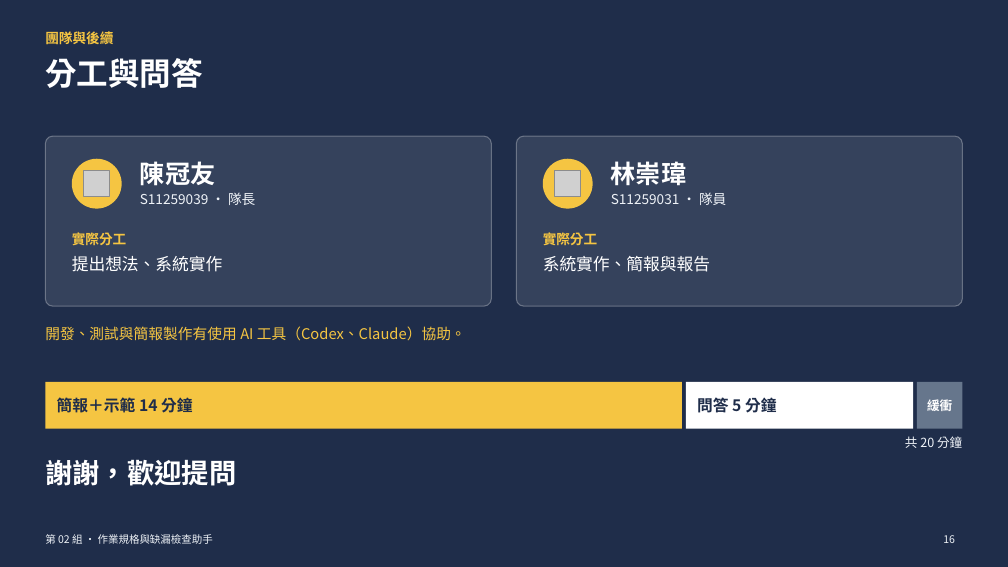
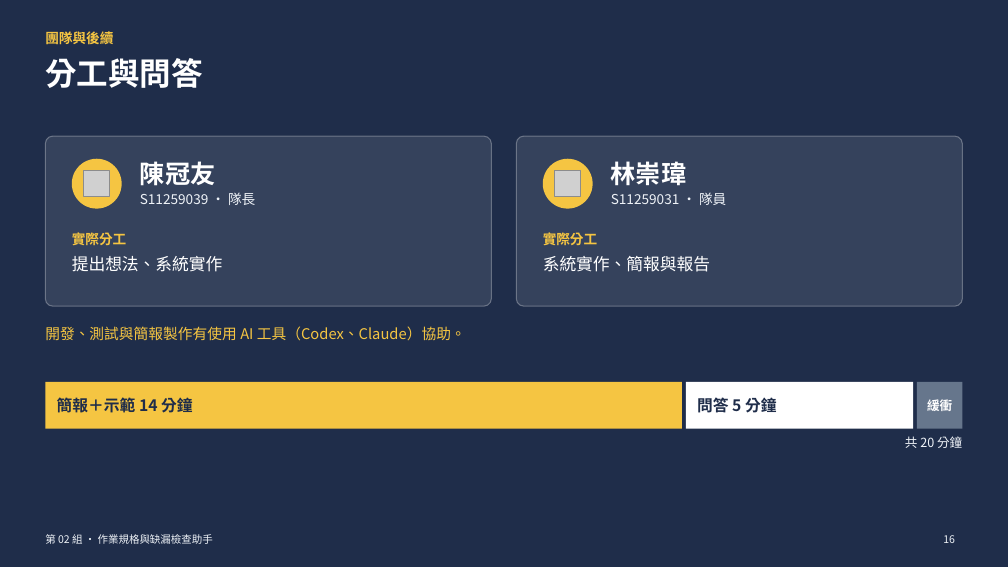
Before and after one commit to yoyo6108876/nutn-agent-2026f-team2-campus-life, a slide deck: slide 16 of reports/phase-review-v2/phase-review-v2.pptx. Drawn at 1008x567 pixels with LibreOffice and Linux fonts; fonts in the diff are those of the drawing; grey boxes stand for pictures. Boxes give left, top, right and bottom in pixels: in the first picture for what was removed or moved away, otherwise in the second. Text is boxed around its words. In the diff, an @@ line names an element or a change of style, - is before the commit and + after.

```diff
--- a/reports/phase-review-v2/phase-review-v2.pptx
+++ b/reports/phase-review-v2/phase-review-v2.pptx
@@ text removed at (45, 459, 236, 486) @@
-謝謝，歡迎提問
```
Also in this commit, not shown: 4 other files.
